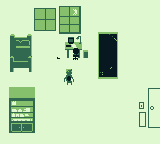
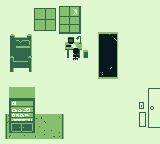
Two versions of the same layered image (160 × 144). Layer-by-layer changes:
hid "harold" over [64, 69, 74, 85]
painted on "Layer 12" over [13, 57, 74, 121]
showed "Layer 15", moved it above "Layer 11", painted on it over [5, 57, 64, 139]
